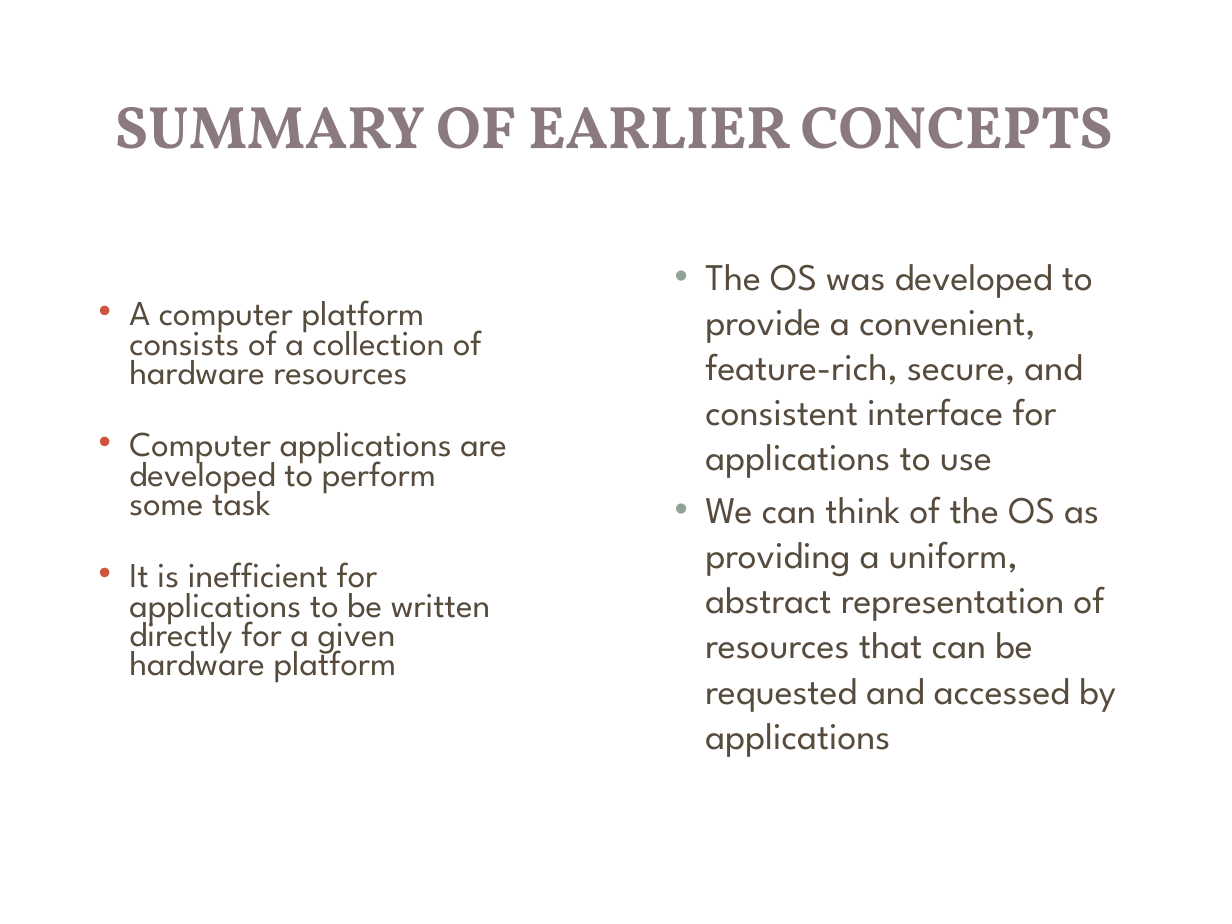
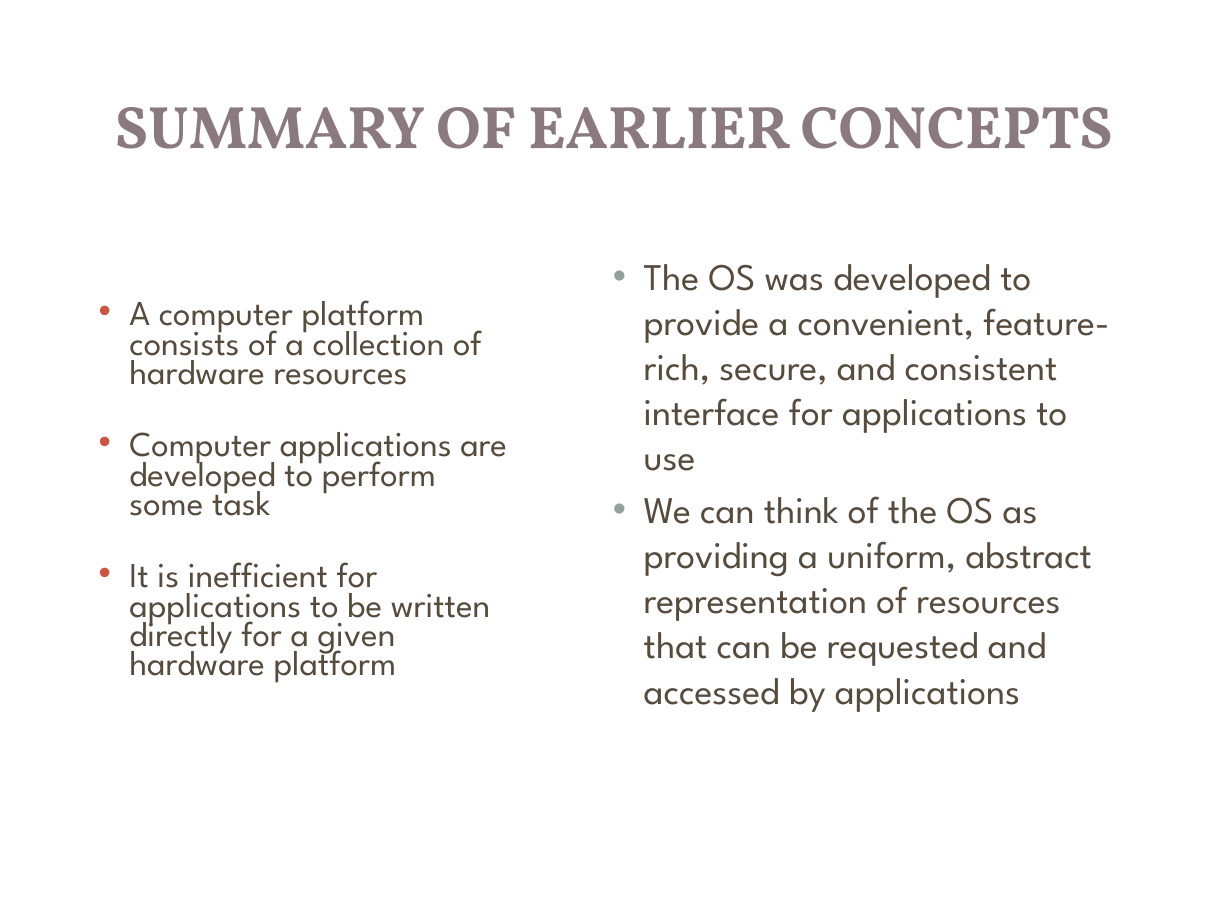
Before and after one commit to rugbyprof/4103-101-IntroOpSys, a slide deck: slide 2 of PowerPoints/Chapter3.pptx. Drawn at 1232x924 pixels with LibreOffice and Linux fonts; fonts in the diff are those of the drawing; background and template pictures are left out. Boxes give left, top, right and bottom in pixels: in the first picture for what was removed or moved away, otherwise in the second. Text is boxed around its words. In the diff, an @@ line names an element or a change of style, - is before the commit and + after.

```diff
--- a/PowerPoints/Chapter3.pptx
+++ b/PowerPoints/Chapter3.pptx
@@ text "The OS was developed to ..." rewrapped from box(705, 264, 1116, 757) to box(644, 264, 1109, 712) @@
```
Also in this commit, not shown: 3 other slides changed, 1 other file.
